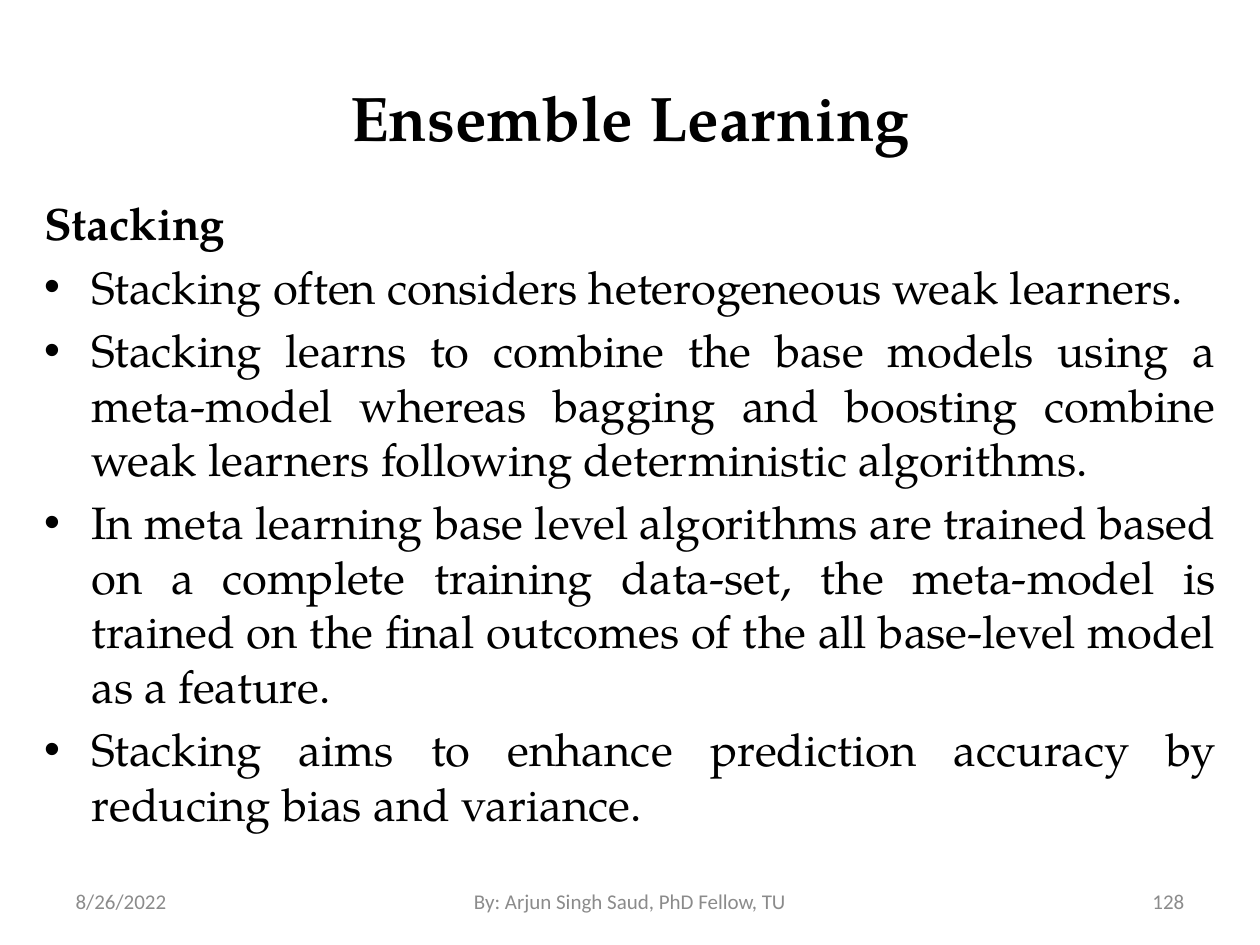
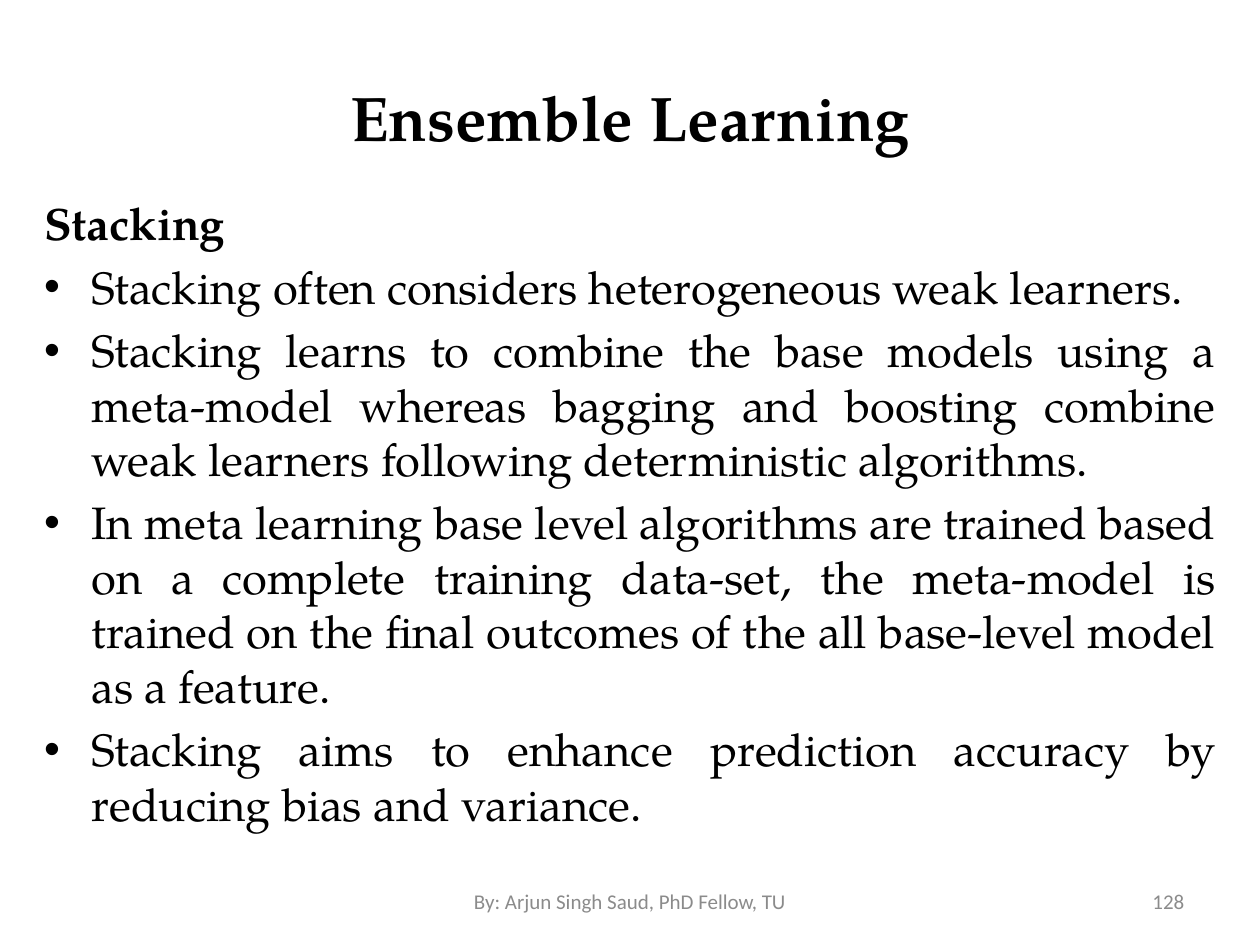
Before and after one commit to iamdurga/Master-in-Data-Science-Study-Materials, a slide deck: slide 128 of Second Semester/Applied Machine Learning/Notes/Unit -2 Supervised Learning (1).pptx. Drawn at 1260x945 pixels with LibreOffice and Linux fonts; fonts in the diff are those of the drawing. Boxes give left, top, right and bottom in pixels: in the first picture for what was removed or moved away, otherwise in the second. Text is boxed around its words. In the diff, an @@ line names an element or a change of style, - is before the commit and + after.

```diff
--- a/Second Semester/Applied Machine Learning/Notes/Unit -2 Supervised Learning (1).pptx
+++ b/Second Semester/Applied Machine Learning/Notes/Unit -2 Supervised Learning (1).pptx
@@ text removed at [76,894,167,910] @@
-8/26/2022
```
Also in this commit, not shown: 18 other slides changed, 11 other files.
